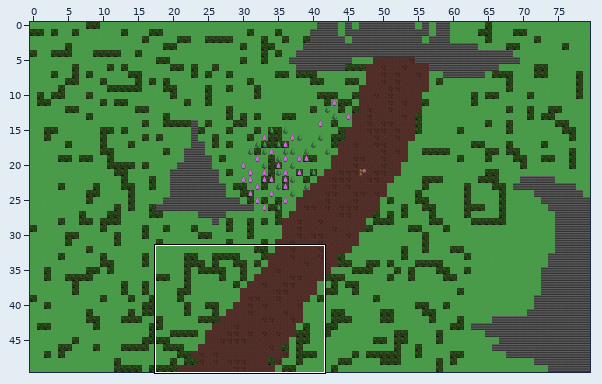
Two states of a Tiled map, level_data/editor_files/world_0.tmx. The first picture is a wide view before the edit; the outline marks the close-up.
Close-up. The starting point:
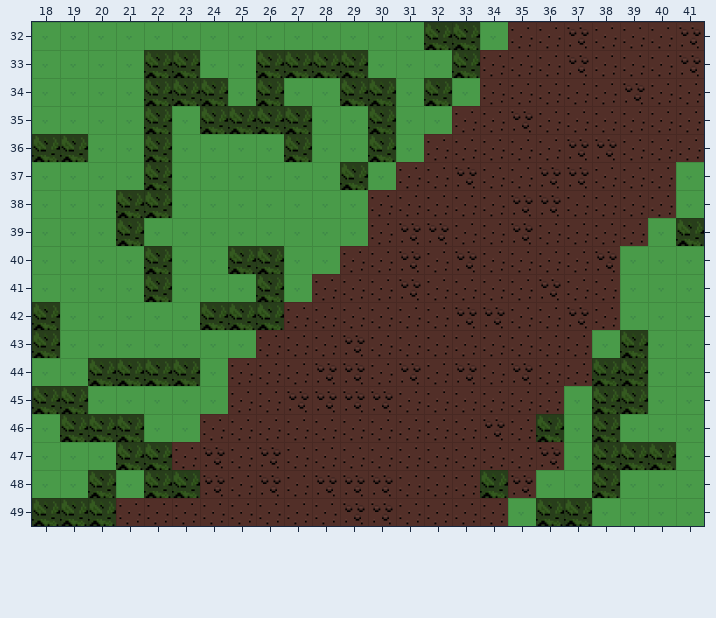
Cells are 64x64 px. Shown: x 18..41, y 32..49. The commit also changed other parts of the map, which this record leaves out. Tiles whose own drawing changed are shown in their newer look in all pictures.
The result:
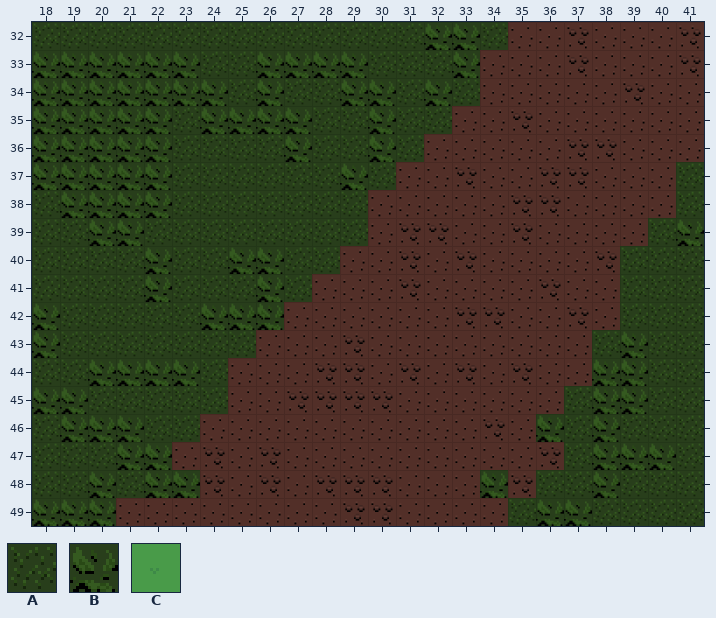
Key: from "grasstileset": A 5, B 6, C 16.
_ is an empty cell.
From old to new:
Layer "ground":
Tile C becomes tile A in row 32 at x 18 to 31 and 34; in row 33 at x 24 to 25 and 30 to 32; in row 34 at x 25, 27 to 28, 31 and 33; in row 35 at x 23, 28 to 29 and 31 to 32; in row 36 at x 23 to 26, 28 to 29 and 31; in row 37 at x 23 to 28, 30 and 41.
Tile C becomes tile A in row 38 at x 18, 23 to 29 and 41; in row 39 at x 18 to 19, 22 to 29 and 40; in row 40 at x 18 to 21, 23 to 24, 27 to 28 and 39 to 41; in row 41 at x 18 to 21, 23 to 25, 27 and 39 to 41; in row 42 at x 19 to 23 and 39 to 41; in row 43 at x 19 to 25, 38 and 40 to 41.
Tile C becomes tile A in row 44 at x 18 to 19, 24 and 40 to 41; in row 45 at x 20 to 24, 37 and 40 to 41; in row 46 at x 18, 22 to 23, 37 and 39 to 41; in row 47 at x 18 to 20, 37 and 41; in row 48 at x 18 to 19, 21, 36 to 37 and 39 to 41; in row 49 at x 35 and 38 to 41.
Tile C becomes tile B in rows 33 to 35 at x 18 to 21; in row 36 at x 20 to 21; in row 37 at x 18 to 21; in row 38 at x 19 to 20; in row 39 at x 20.
Pixel boxes of the changes (left, top, right, bottom) in both close-ups:
changed: (32, 22, 480, 498)
changed: (480, 22, 508, 50)
changed: (508, 162, 704, 526)
